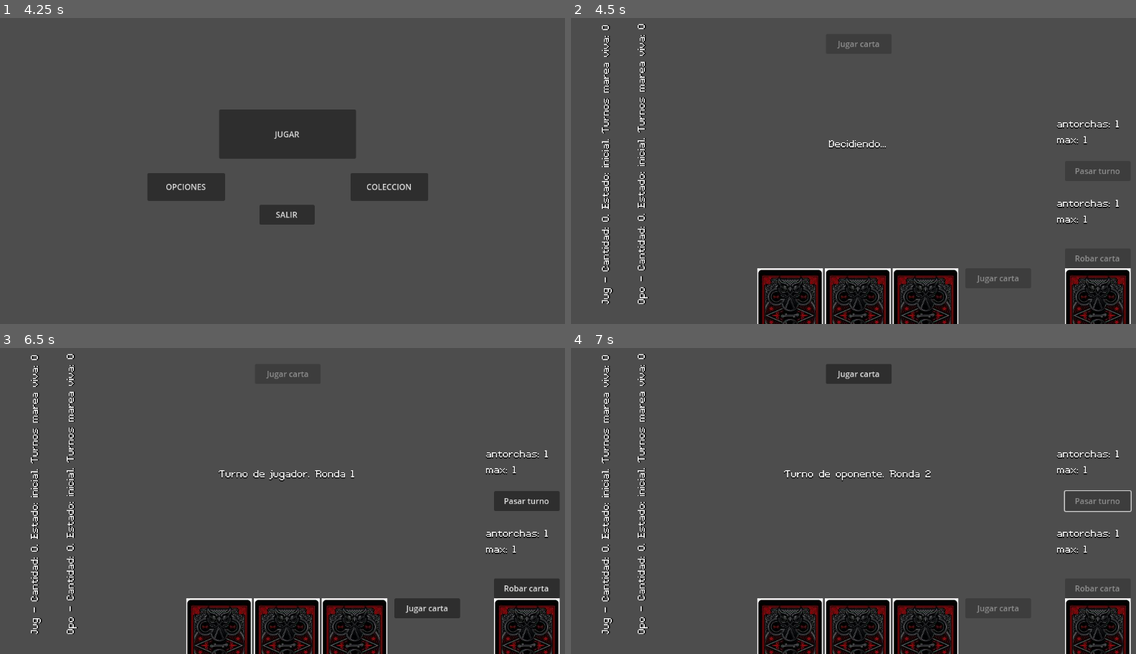
Above: before the commit, frames 1-4 (two rows, left to right).
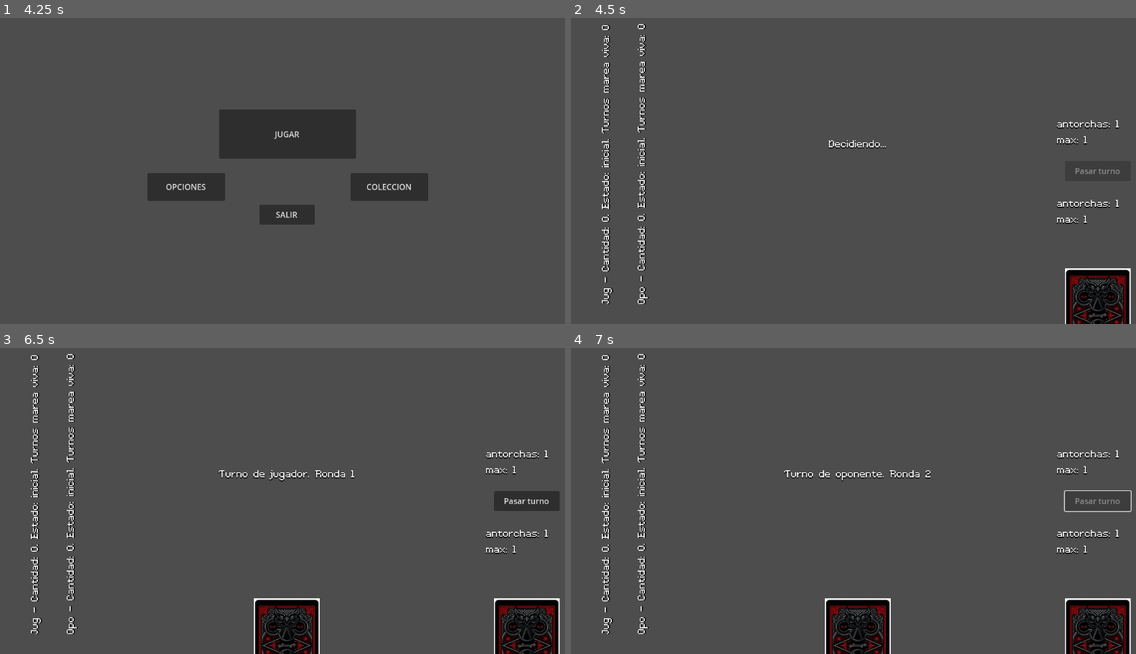
Above: after the commit, the same moments.

Repository: tetsuhi/risingtades
Game: Godot game, scene res://Assets/Scenes/menus/menu_inicio.tscn
Same seed, same stepped clock (60 frames per second), same inputs: the game is played once before the commit and once after it.
Inputs (mouse positions are in pixels of both pictures, inside the frame that each line leads up to):
- Up to frame 1 (4.25 s): tap Enter at 0.5 s; move the mouse to (412, 146) at 0.52 s; press the mouse at (412, 146) at 0.53 s; release the mouse at (412, 146) at 1.25 s; click "OPCIONES" at 1.25 s; click "volver" at 2 s; click "COLECCION" at 2.75 s; click "volver" at 3.5 s
- Up to frame 2 (4.5 s): click "JUGAR" at 4.25 s
- Up to frame 3 (6.5 s): tap Space at 5 s; drag from (169, 510) to (288, 528) at 5.02 s; tap Enter at 5.75 s; move the mouse to (344, 421) at 5.77 s; press the mouse at (344, 421) at 5.78 s
- Up to frame 4 (7 s): release the mouse at (915, 421) at 6.5 s; click "Pasar turno" at 6.5 s

Frame 1 is identical in both runs. In frame 2, 6.0% of the frame differs, in the area x 32-97%, y 7-100%; in frame 3, 5.3%; in frame 4, 4.7%.

Commit message:
robar carta al inicio de turno
manager de barajas, por ahora solo roba del lado del jugador, se han modificado los managers para que se ajusten a la funcionalidad

Diff:
--- a/Assets/Scenes/mesa_juego.tscn
+++ b/Assets/Scenes/mesa_juego.tscn
@@ -1,11 +1,7 @@
-[gd_scene load_steps=21 format=3 uid="uid://bs615om7u3vog"]
-
-[ext_resource type="PackedScene" uid="uid://dejaruvj4arte" path="res://Assets/Scenes/CartaUI.tscn" id="1_804rd"]
+[gd_scene load_steps=18 format=3 uid="uid://bs615om7u3vog"]
+
 [ext_resource type="Script" path="res://Assets/Scripts/GameManager.gd" id="2_6kpf7"]
 [ext_resource type="Texture2D" uid="uid://cbrral28m3rse" path="res://Assets/Textures/cardPlaceholder.jpg" id="2_7r7ex"]
-[ext_resource type="Script" path="res://Assets/Scripts/debugGameManager/botonJugarCarta.gd" id="2_ea1tn"]
-[ext_resource type="Script" path="res://Assets/Scripts/debugGameManager/botonJugarCartaOponente.gd" id="3_aixnn"]
-[ext_resource type="Script" path="res://Assets/Scripts/debugGameManager/botonRobar.gd" id="3_wxg2y"]
 [ext_resource type="Script" path="res://Assets/Scripts/debugGameManager/botonPasarTurno.gd" id="5_t5peg"]
 [ext_resource type="Script" path="res://Assets/Scripts/debugGameManager/turnoLabel.gd" id="6_aotk2"]
 [ext_resource type="FontFile" uid="uid://sk7x8hxeqldj" path="res://Assets/Fonts/CelticTime.ttf" id="6_k70ok"]
@@ -18,6 +14,7 @@
 [ext_resource type="Script" path="res://Assets/Scripts/debugGameManager/antorchasActualesOponente.gd" id="10_ilqw0"]
 [ext_resource type="Script" path="res://Assets/Scripts/hand.gd" id="13_46606"]
 [ext_resource type="Script" path="res://Assets/Scripts/TideManager.gd" id="14_x3k5s"]
+[ext_resource type="Script" path="res://Assets/Scripts/BarajaManager.gd" id="19_r5mae"]
 
 [sub_resource type="RectangleShape2D" id="RectangleShape2D_kmtpe"]
 size = Vector2(660, 185)
@@ -39,52 +36,12 @@
 
 [node name="JuegoUI" type="CanvasLayer" parent="." groups=["ui_layer"]]
 
-[node name="botonJugarCarta" type="Button" parent="JuegoUI"]
-offset_left = 792.0
+[node name="barajaText" type="TextureRect" parent="JuegoUI"]
+offset_left = 992.0
 offset_top = 536.0
-offset_right = 924.0
-offset_bottom = 576.0
-text = "Jugar carta"
-script = ExtResource("2_ea1tn")
-
-[node name="botonJugarCartaOponente" type="Button" parent="JuegoUI"]
-anchors_preset = 5
-anchor_left = 0.5
-anchor_right = 0.5
-offset_left = -64.0
-offset_top = 64.0
-offset_right = 68.0
-offset_bottom = 104.0
-grow_horizontal = 2
-text = "Jugar carta"
-script = ExtResource("3_aixnn")
-
-[node name="baraja" type="Control" parent="JuegoUI"]
-layout_mode = 3
-anchors_preset = 3
-anchor_left = 1.0
-anchor_top = 1.0
-anchor_right = 1.0
-anchor_bottom = 1.0
-offset_left = -160.0
-offset_top = -112.0
-offset_right = -28.0
-offset_bottom = 73.0
-grow_horizontal = 0
-grow_vertical = 0
-
-[node name="TextureRect" type="TextureRect" parent="JuegoUI/baraja"]
-layout_mode = 0
-offset_right = 132.0
-offset_bottom = 185.0
+offset_right = 1124.0
+offset_bottom = 721.0
 texture = ExtResource("2_7r7ex")
-
-[node name="botonRobar" type="Button" parent="JuegoUI/baraja"]
-layout_mode = 0
-offset_top = -40.0
-offset_right = 132.0
-text = "Robar carta"
-script = ExtResource("3_wxg2y")
 
 [node name="botonPasarTurno" type="Button" parent="JuegoUI"]
 anchors_preset = 6
@@ -221,6 +178,7 @@
 script = ExtResource("9_f46sj")
 
 [node name="Mano" type="HBoxContainer" parent="JuegoUI"]
+unique_name_in_owner = true
 anchors_preset = 7
 anchor_left = 0.5
 anchor_top = 1.0
@@ -235,15 +193,6 @@
 alignment = 1
 script = ExtResource("13_46606")
 
-[node name="CartaUI" parent="JuegoUI/Mano" instance=ExtResource("1_804rd")]
-layout_mode = 2
-
-[node name="CartaUI2" parent="JuegoUI/Mano" instance=ExtResource("1_804rd")]
-layout_mode = 2
-
-[node name="CartaUI3" parent="JuegoUI/Mano" instance=ExtResource("1_804rd")]
-layout_mode = 2
-
 [node name="Campo" type="HBoxContainer" parent="JuegoUI" groups=["board"]]
 anchors_preset = 8
 anchor_left = 0.5
@@ -270,7 +219,7 @@
 [node name="TideManager" type="Node" parent="GameManager"]
 script = ExtResource("14_x3k5s")
 
-[connection signal="pressed" from="JuegoUI/botonJugarCarta" to="JuegoUI/botonJugarCarta" method="_on_pressed"]
-[connection signal="pressed" from="JuegoUI/botonJugarCartaOponente" to="JuegoUI/botonJugarCartaOponente" method="_on_pressed"]
-[connection signal="pressed" from="JuegoUI/baraja/botonRobar" to="JuegoUI/baraja/botonRobar" method="_on_pressed"]
+[node name="BarajaManager" type="Node" parent="GameManager"]
+script = ExtResource("19_r5mae")
+
 [connection signal="pressed" from="JuegoUI/botonPasarTurno" to="JuegoUI/botonPasarTurno" method="_on_pressed"]
--- /dev/null
+++ b/Assets/Scripts/BarajaManager.gd
@@ -0,0 +1,30 @@
+extends Node
+
+@onready var game_manager = $".."
+
+var cantidadBarajaJugador : int = 10
+var cantidadBarajaOponente : int = 10
+
+var barajaJugador = []
+var barajaOponente = []
+
+func _ready():
+
+	for i in range(10):
+		var nueva_carta = load("res://Assets/Scenes/CartaUI.tscn").instantiate()
+		barajaJugador.append(nueva_carta)
+	print(barajaJugador)
+	barajaJugador.shuffle()
+	print(barajaJugador)
+
+	for i in range(10):
+		var nueva_carta = preload("res://Assets/Scenes/CartaUI.tscn").instantiate()
+		barajaOponente.append(nueva_carta)
+	barajaOponente.shuffle()
+
+func robaCarta():
+	if game_manager.mano_jugador.get_child_count() < 7:
+		if barajaJugador.size() != 0:
+			var nueva_carta = barajaJugador.pop_back()
+			game_manager.mano_jugador.add_child(nueva_carta)
+			print(barajaJugador.size())
--- a/Assets/Scripts/GameManager.gd
+++ b/Assets/Scripts/GameManager.gd
@@ -2,14 +2,14 @@
 
 const MAX_CARTAS_MANO : int = 7
 
-var cantidadBaraja : int = 60
-var cantidadMano : int = 0
-
-var estadoJuego : String;
-
 @onready var turn_manager = $TurnManager
 @onready var torch_manager = $TorchManager
 @onready var tide_manager = $TideManager
+@onready var baraja_manager = $BarajaManager
+@onready var mano_jugador_manager = $ManoJugadorManager
+@onready var mano_jugador = %Mano
+
+var estadoJuego : String
 
 func _ready():
 	estadoJuego = "decide"
@@ -19,8 +19,9 @@
 	tide_manager.iniciarMareas()
 
 func _process(delta):
-	if cantidadBaraja + cantidadMano == 0:
+	if baraja_manager.barajaJugador.size() + mano_jugador.get_child_count() == 0:
 		print("Se acabó el juego")
+		await get_tree().create_timer(2.0).timeout
 		get_tree().change_scene_to_file("res://Assets/Scenes/menus/menu_principal.tscn")
 
 	if turn_manager.turnosMareaVivaJugador == 3:
--- /dev/null
+++ b/Assets/Scripts/ManoJugadorManager.gd
@@ -0,0 +1,7 @@
+extends Node
+
+
+@onready var mano_jugador = %Mano
+
+func _ready():
+	pass
--- a/Assets/Scripts/TurnManager.gd
+++ b/Assets/Scripts/TurnManager.gd
@@ -2,6 +2,7 @@
 
 @onready var torch_manager = $"../TorchManager"
 @onready var tide_manager = $"../TideManager"
+@onready var baraja_manager = $"../BarajaManager"
 
 var numTurno : int = 0
 var juegaTurno : String
@@ -15,6 +16,7 @@
 	var rng = RandomNumberGenerator.new()
 	if rng.randi_range(0, 1) == 0:
 		juegaTurno = "jugador"
+		esTurnoJugador()
 	else:
 		juegaTurno = "oponente"
 		esTurnoOponente()
@@ -27,6 +29,7 @@
 	finalizaTurno()
 
 func esTurnoJugador():
+	baraja_manager.robaCarta()
 	if tide_manager.estadoMareaJugador == "viva":
 		turnosMareaVivaJugador += 1
 	print("La marea del jugador está " + tide_manager.comprobarMarea(tide_manager.mareaJugador, tide_manager.estadoMareaJugador))
--- a/Assets/Scripts/debugGameManager/botonJugarCarta.gd
+++ b/Assets/Scripts/debugGameManager/botonJugarCarta.gd
@@ -10,7 +10,7 @@
 		disabled = false
 
 func _on_pressed():
-	if game_manager.cantidadMano != 0:
+	if game_manager.cantidadManoJugador != 0:
 		print("Juego una carta")
 		game_manager.cantidadMano -= 1
 		print("Te quedan: " + str(game_manager.cantidadMano) + " cartas en la mano.")
--- a/Assets/Scripts/debugGameManager/botonRobar.gd
+++ b/Assets/Scripts/debugGameManager/botonRobar.gd
@@ -1,21 +1,10 @@
 extends Button
 
 @onready var game_manager = $"../../../GameManager"
+@onready var baraja_manager = $"../../../GameManager/BarajaManager"
 
 func _process(delta):
 	if game_manager.turn_manager.juegaTurno != "jugador" or game_manager.estadoJuego == "fin":
 		disabled = true
 	else:
 		disabled = false
-
-func _on_pressed():
-	if game_manager.cantidadMano < 7:
-		if game_manager.cantidadBaraja != 0:
-			game_manager.cantidadBaraja -= 1
-			game_manager.cantidadMano += 1
-			print("Robas una carta. Tienes " + str(game_manager.cantidadMano) + " cartas en la mano.")
-			print("Te quedan: " + str(game_manager.cantidadBaraja) + " cartas en el mazo.")
-		else:
-			print("No puedes robar más cartas.")
-	else:
-		print("Tienes la mano completa")
